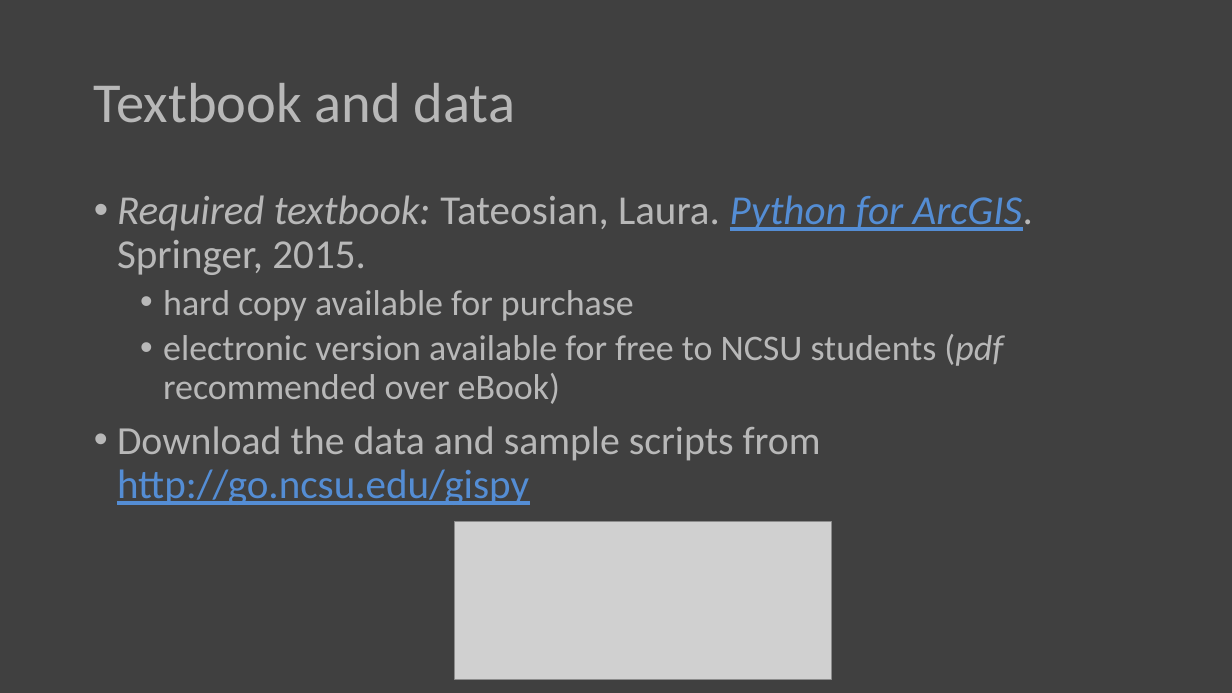
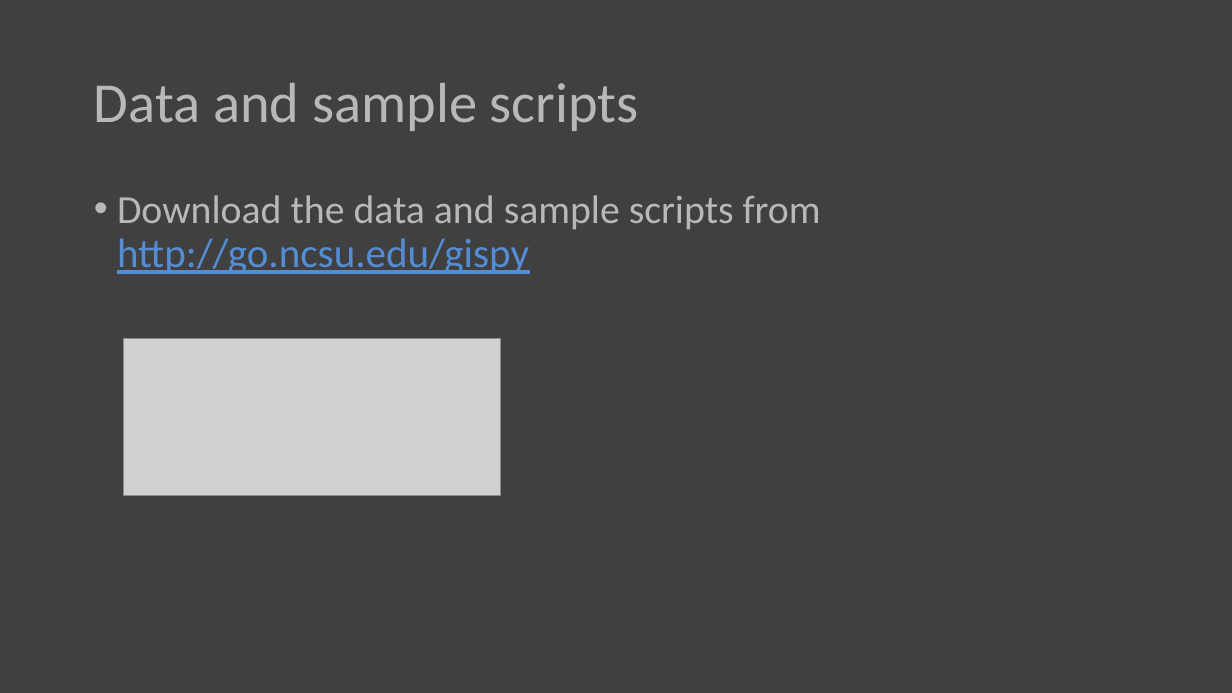
Before and after one commit to lgtateos/gis540, a slide deck: slide 12 of slides/intro_to_GIS540_cm3.pptx (slide 10 before the commit). Drawn at 1232x693 pixels with LibreOffice and Linux fonts; fonts in the diff are those of the drawing; grey boxes stand for pictures. Boxes give left, top, right and bottom in pixels: in the first picture for what was removed or moved away, otherwise in the second. Text is boxed around its words. In the diff, an @@ line names an element or a change of style, - is before the commit and + after.

```diff
--- a/slides/intro_to_GIS540_cm3.pptx
+++ b/slides/intro_to_GIS540_cm3.pptx
@@ title at <box>94,83,639,131</box>: text changed @@
-Textbook and data
+Data and sample scripts
@@ text at <box>117,195,1033,404</box>: paragraphs removed @@
-• Required textbook: Tateosian, Laura. Python for ArcGIS. Springer, 2015.
-  • hard copy available for purchase
-  • electronic version available for free to NCSU students (pdf recommended over eBook)
@@ picture: place and size @@
-picture at <box>455,522,832,679</box>
+picture at <box>123,339,500,496</box>
```
Also in this commit, not shown: 3 slides added.
